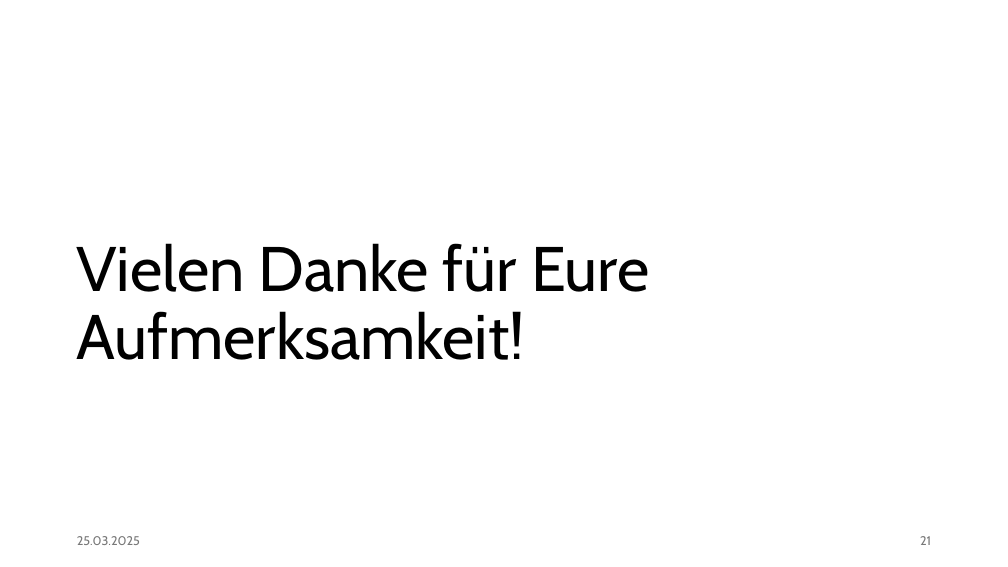
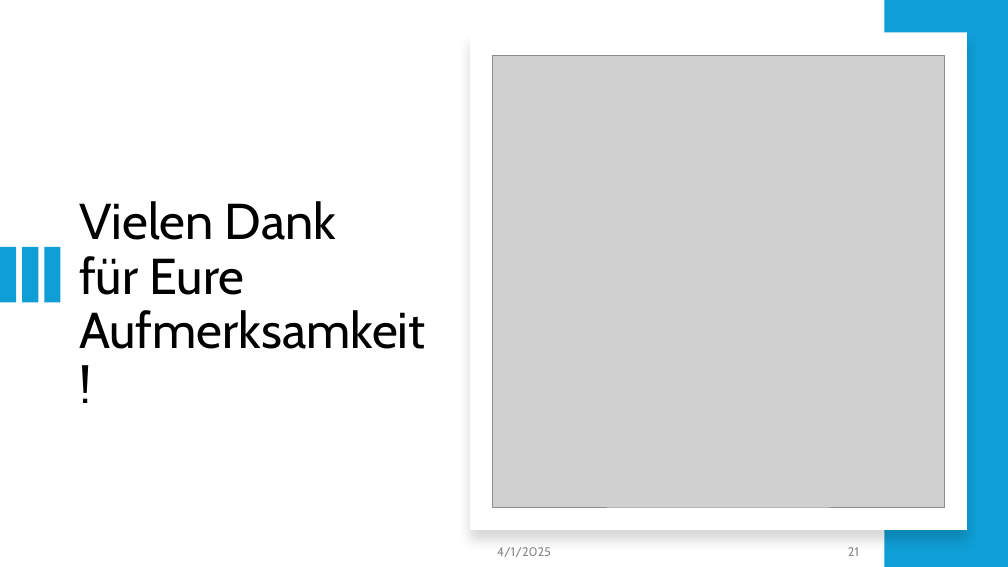
Before and after one commit to jonasaberger/DBI_JavaVaadin, a slide deck: slide 21 of 00_Docs/Projektpraesentation.pptx. Drawn at 1008x567 pixels with LibreOffice and Linux fonts; fonts in the diff are those of the drawing; grey boxes stand for pictures. Boxes give left, top, right and bottom in pixels: in the first picture for what was removed or moved away, otherwise in the second. Text is boxed around its words. In the diff, an @@ line names an element or a change of style, - is before the commit and + after.

```diff
--- a/00_Docs/Projektpraesentation.pptx
+++ b/00_Docs/Projektpraesentation.pptx
@@ rectangle added at [885, 0, 1008, 567], fill #0F9ED5 @@
@@ rectangle added at [470, 33, 967, 530], fill #FFFFFF @@
@@ picture added at [493, 55, 945, 507] @@
@@ title "Vielen Dank für Eure Aufmerksamkeit!" at [79, 201, 425, 349]: vertical alignment bottom to top @@
@@ title at [79, 201, 425, 349]: text changed; size 60 to 48 pt @@
-Vielen Danke für Eure Aufmerksamkeit!
+Vielen Dank
+für Eure Aufmerksamkeit!
@@ rectangle added at [0, 247, 16, 302], fill #0F9ED5 @@
@@ rectangle added at [22, 247, 38, 302], fill #0F9ED5 @@
@@ rectangle added at [45, 247, 60, 302], fill #0F9ED5 @@
@@ page number: place and size @@
-page number at [920, 536, 931, 545]
+page number at [848, 547, 859, 556]
@@ page number at [848, 547, 859, 556]: text colour #797979 to #8C8C8C; more space between paragraphs @@
@@ text at [497, 547, 551, 557]: text changed; text colour #797979 to #8C8C8C @@
-25.03.2025
+4/1/2025
```
Also in this commit, not shown: 22 other slides changed, 1 slide added, 1 slide removed, 3 other files.
